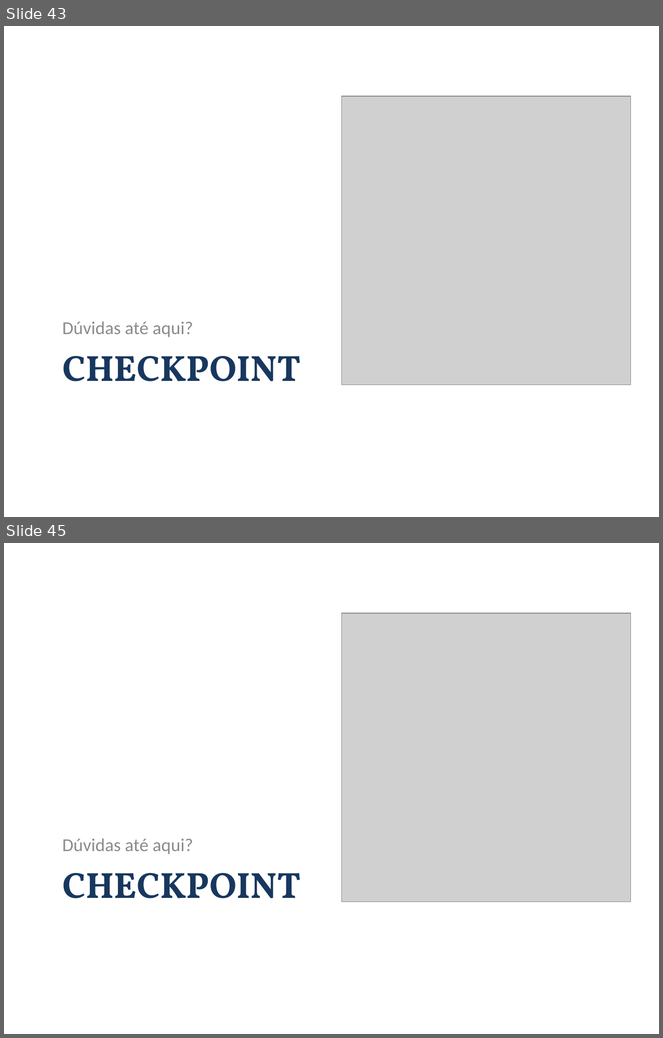
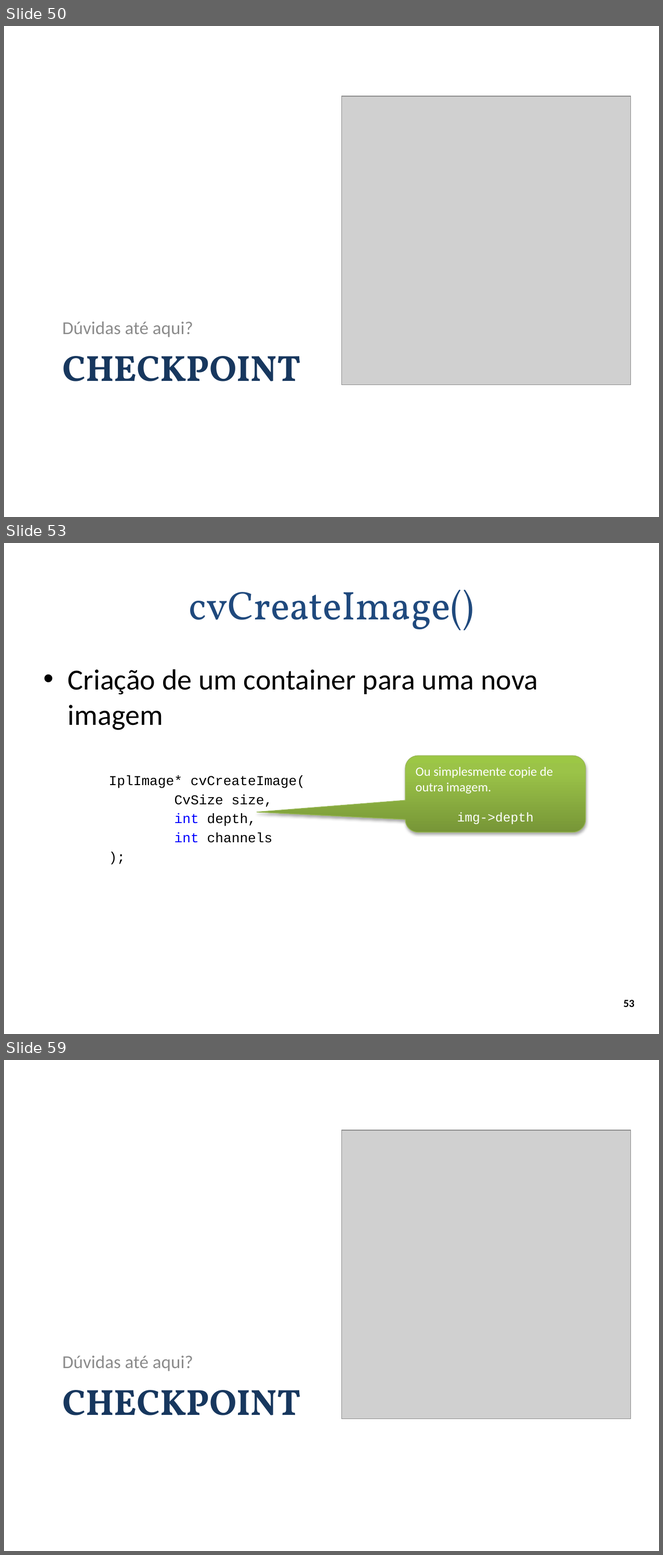
Before and after one commit to andrecurvello/tests-zingarelli, a slide deck: 1-Meus-Artigos/Minicurso-SemComp2011/minicurso-SemComp2011.pptx. Shown one above the other, each under a label of ours: slides 43 and 45 before the commit, slides 50, 53 and 59 after it; the slides between them are not shown. The pictures are 663x1038 and 663x1555 pixels, drawn with LibreOffice and Linux fonts; fonts in the diff are those of the drawing; grey boxes stand for pictures; background and template pictures are left out. Boxes give left, top, right and bottom in pixels: in the first picture for what was removed or moved away, otherwise in the second. Text is boxed around its words. In the diff, an @@ line names an element or a change of style, - is before the commit and + after.

Commit message:
SemComp 2011 - apresentação do minicurso: parte de imagem do OpenCV e parte de introdução ao 3D estereoscópico

```diff
--- a/1-Meus-Artigos/Minicurso-SemComp2011/minicurso-SemComp2011.pptx
+++ b/1-Meus-Artigos/Minicurso-SemComp2011/minicurso-SemComp2011.pptx
@@ slide 53 added at [4,543,659,1034], background #FFFFFF @@
@@ title added at [189,590,474,630], 44 pt, text #1F497D @@
+cvCreateImage()
@@ text added at [68,669,538,843], 15 pt, text #000000 @@
+• Criação de um container para uma nova imagem
+IplImage* cvCreateImage(
+CvSize size,
+int depth,
+int channels
+);
@@ rounded speech box added at [405,756,586,833], fill gradient #779737 to #9BC348 to #9DC746, outline #98B955 0.75 pt, 14 pt, text #FFFFFF @@
+Ou simplesmente copie de outra imagem.
+img->depth
@@ page number added at [624,1000,635,1007], 12 pt, text #000000, bold @@
+53
@@ what was slide 43 is now slide 50 @@
@@ what was slide 45 is now slide 59 @@
```
Also in this commit, not shown: 2 slides changed, 24 other slides added, 9 other files.
